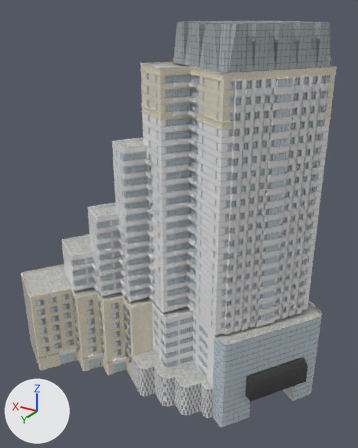
Two versions of the FBX model PicoVR/GuangZhouLu/Assets/mesh/guangzhoulu/gzl_suiyuandasha/gzl_suiyuandasha_02.FBX, one commit apart.
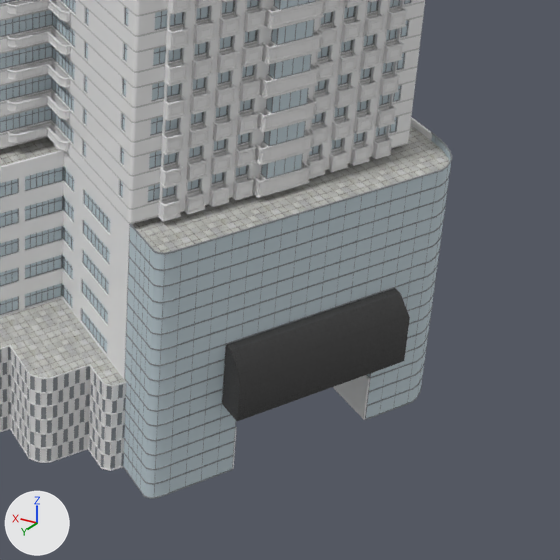
Each version is shown whole from a camera (50 mm lens) standing at (-63.2, 98.9, 92.8) and looking at (-3.3, -0.8, 42.9), then close up on the part from 48% to 100% of the width and 58% to 100% of the height. The lights are fixed; the arrows at lower left show +X, +Y and +Z. Where no turn or scale is listed for an object, it has been applied to the vertices. Vertices at the same position are counted once.

Objects in the first close-up: 'gzl_suiyuandasha_01', 'gzl_suiyuandasha_02', 'gzl_suiyuandasha_03', 'gzl_suiyuandasha_05', 'gzl_suiyuandasha_06', 'gzl_suiyuandasha_10', 'gzl_suiyuandasha_11', 'gzl_suiyuandasha_14'.
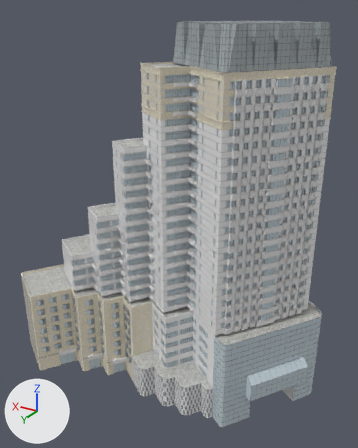
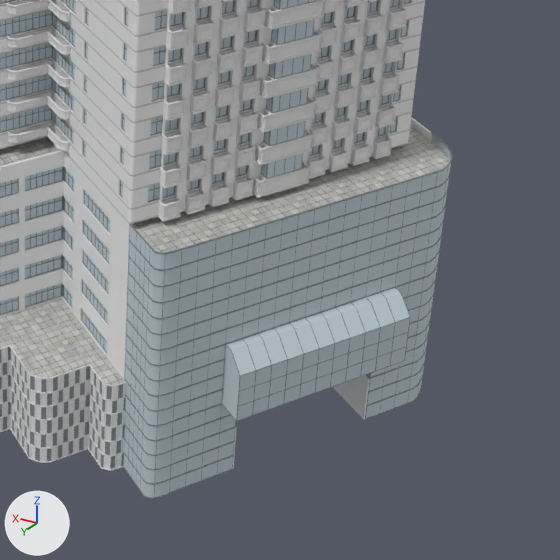
Changed parts and their boxes (x1, y1, x2, y2) in the close-ups (560 x 560 px):
'gzl_suiyuandasha_02', no longer drawn (black)
    before: (222, 288, 410, 421)
part 1 of me_mesh_010, added
    after: (222, 288, 410, 420)

The change in detail:
me_mesh_010 is used by ob_gzl_suiyuandasha_11; location (0.0, 0.0, 0.0).
me_mesh_010 had 480 vertices, 290 faces and spanned x -39.9..27.0, y -18.4..21.8, z 0.0..80.7.
me_mesh_010 now has 490 vertices, 306 faces and spans x -39.9..27.0, y -18.4..21.8, z 0.0..80.7.
Part 1, on me_mesh_010:
5 vertices are added at (-38.4, -3.0, 13.5), (-37.8, -3.4, 13.5), (-37.8, -3.4, 7.6), (-39.6, -2.2, 7.6), (-39.6, -2.2, 12.1).
5 new vertices lie (9.2, 13.6, 0.0) away from vertices in x -39.6..-37.8, y -3.4..-2.2, z 7.6..13.5.
16 new faces join them.
In object 'gzl_suiyuandasha_02' (ob_gzl_suiyuandasha_02), parent is no longer ob_gzl_suiyuandasha_02_001.
Object 'gzl_suiyuandasha_02' (ob_gzl_suiyuandasha_02) now shows nothing instead of me_mesh_001.
Object 'gzl_suiyuandasha_02' (ob_gzl_suiyuandasha_02) turns from (0, 0, 0) to (90, 0, 0) degrees about x, y and z.
Object 'gzl_suiyuandasha_02' (ob_gzl_suiyuandasha_02) is rescaled from (1.0, 1.0, 1.0) to (0.001, 0.001, 0.001).
